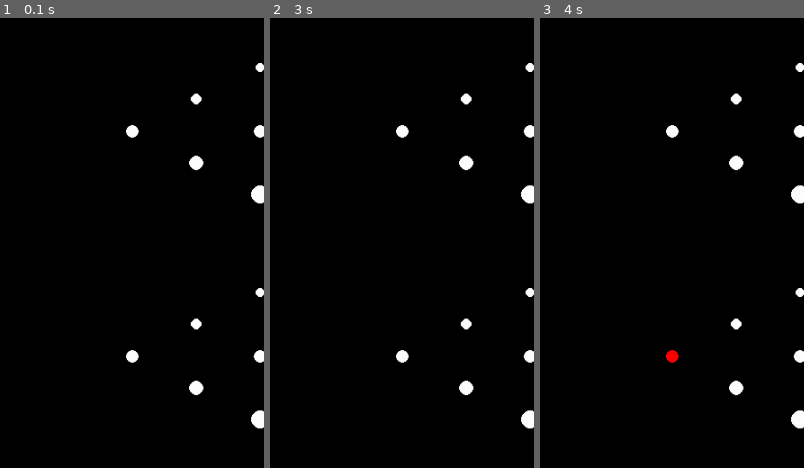
Above: before the commit, frames 1-3 (left to right).
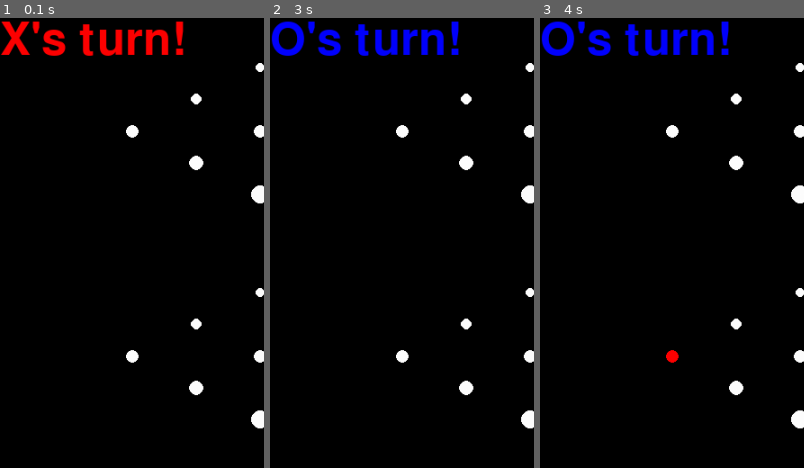
Above: after the commit, the same moments.

Repository: kluedemann/GitGud
Game: pygame game, started from main.py
The game is run twice, just before and just after one commit, with the same random seed, the same clock (stepped at 60 frames per second) and the same inputs.
Inputs (mouse positions are % of the whole screen's width and height, from its top left):
- Up to frame 1 (0.1 s): no input
- Up to frame 2 (3 s): click (62, 57) at 0.38 s; move the mouse to (23, 35) at 0.7 s; move the mouse to (64, 16) at 1.17 s; click (64, 16) at 1.38 s; move the mouse to (63, 61) at 1.77 s; click (63, 61) at 2.03 s; click (86, 42) at 2.58 s; move the mouse to (86, 42) at 2.97 s
- Up to frame 3 (4 s): press the mouse at (86, 42) at 3 s; move the mouse to (87, 37) at 3.1 s; release the mouse at (87, 32) at 3.23 s; click (23, 37) at 3.82 s
The pictures show only the part of the screen within x 0-50%, y 0-50%; the shares and areas given below are measured in that part.

The runs differ from the first frame. In frame 1, 2.4% of the frame differs, in the area x 0-70%, y 0-9%; in frame 2, 2.4%, in the area x 0-72%, y 0-9%; in frame 3, 2.4%.

Commit message:
Test Commit

Diff:
--- a/main.py
+++ b/main.py
@@ -33,6 +33,7 @@
 
     def draw(self):
         # Draw board with coloured circles
+        self.surface.fill((0, 0, 0))
         for z, board in enumerate(self.board):
             for x, row in enumerate(board):
                 for y, cube in enumerate(row):
@@ -50,6 +51,21 @@
                             center,
                             radius
                         )
+
+        self.draw_turn()
+        pygame.display.update()
+        return
+
+    def draw_turn(self):
+        player = self.players[self.turn_num % 2]
+        text_str = f"{player}'s turn!"
+        if player == 'X':
+            color = (255, 0, 0)
+        elif player == 'O':
+            color = (0, 0, 255)
+        text_font = pygame.font.SysFont('', 75)
+        text_image = text_font.render(text_str, True, color)
+        self.surface.blit(text_image, (0, 0))
         pygame.display.update()
         return
 
@@ -83,12 +99,12 @@
                 pos = self.get_pos(coords)
                 if self.turn(player, pos[0], pos[1], pos[2]):
                     # Successful turn
+                    self.turn_num += 1
                     self.draw()
                     if self.check_win(player):
                         self.game_over = True
                         self.draw_over(player)
                     print(self)
-                    self.turn_num += 1
                     if self.turn_num == (self.l * self.w * self.h):
                         self.game_over = True
                         self.draw_over(' ')
